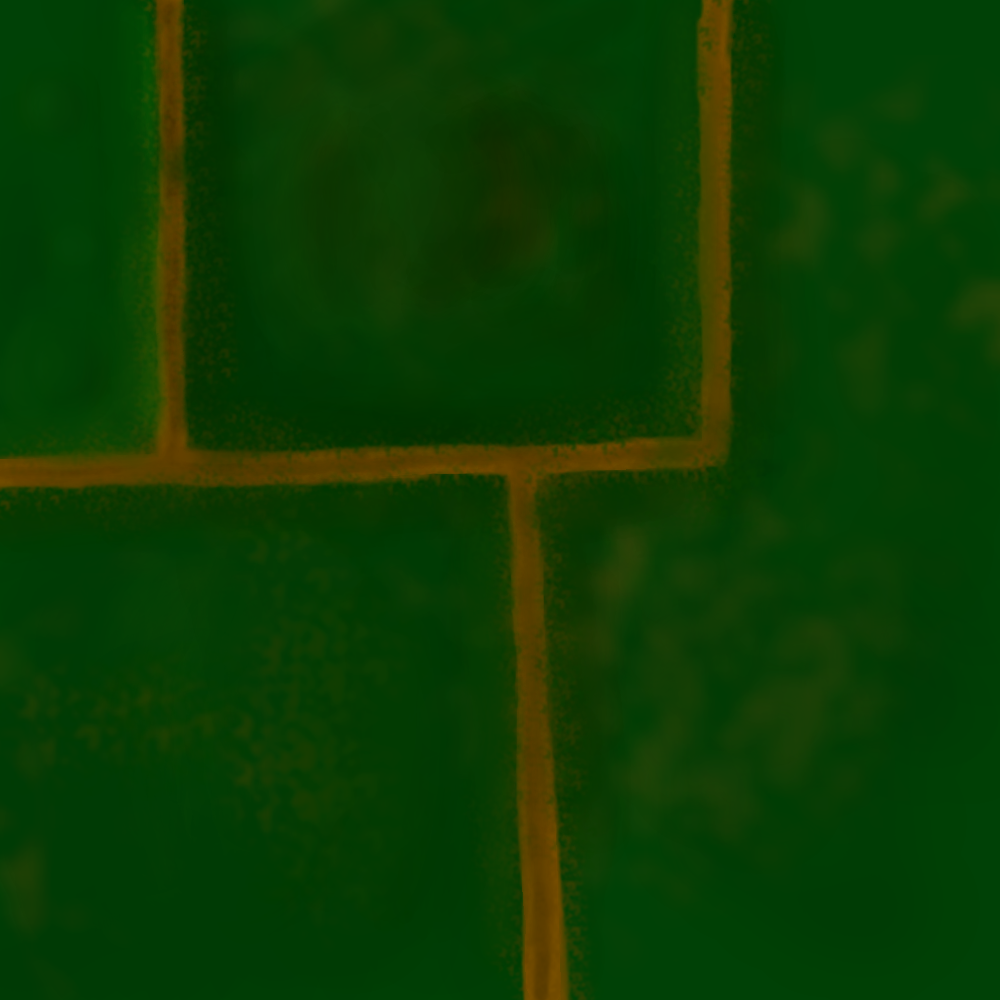
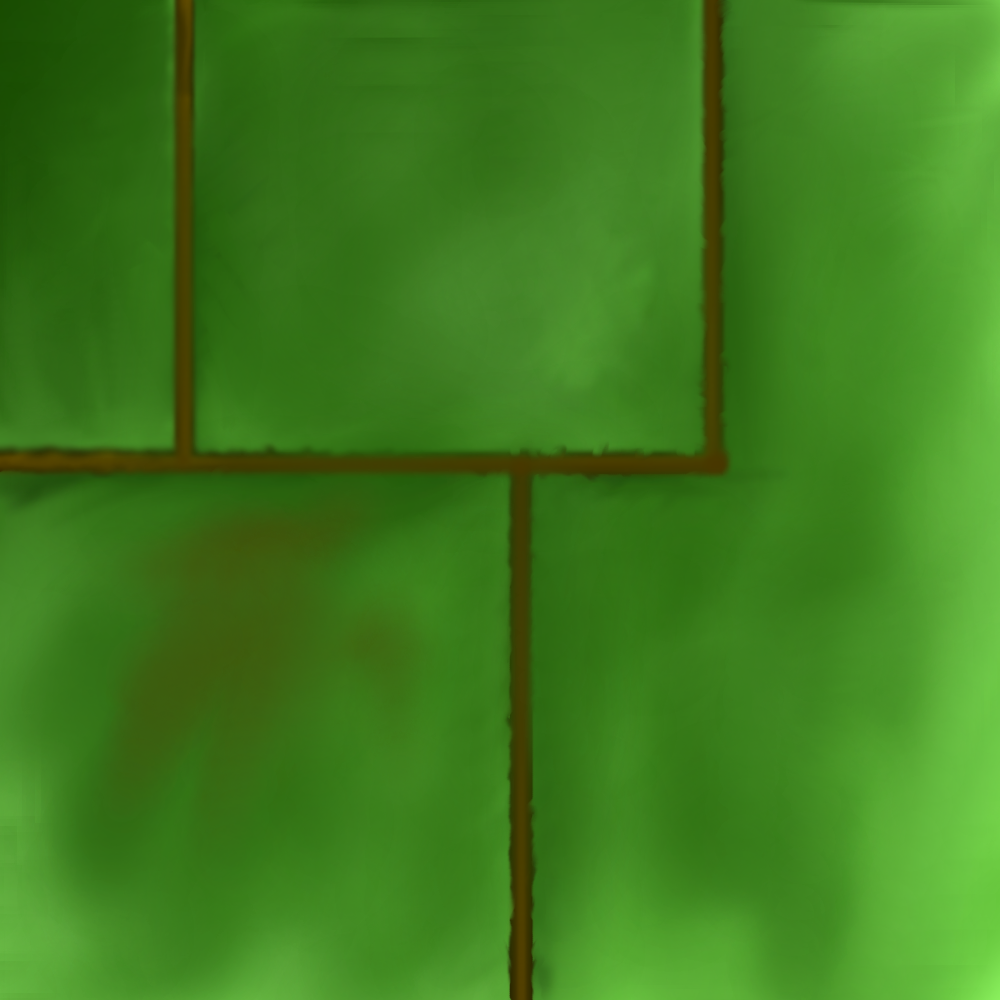
Layered file, before and after one edit (1000×1000). Changes by layer:
added layer "New Layer" above "New Layer#2" over [0, 0, 736, 1000]
added layer "New Layer#2" above "New Layer#1" over [0, 0, 1000, 1000]
hid "New Layer#1", painted on it over [0, 0, 1000, 1000]
